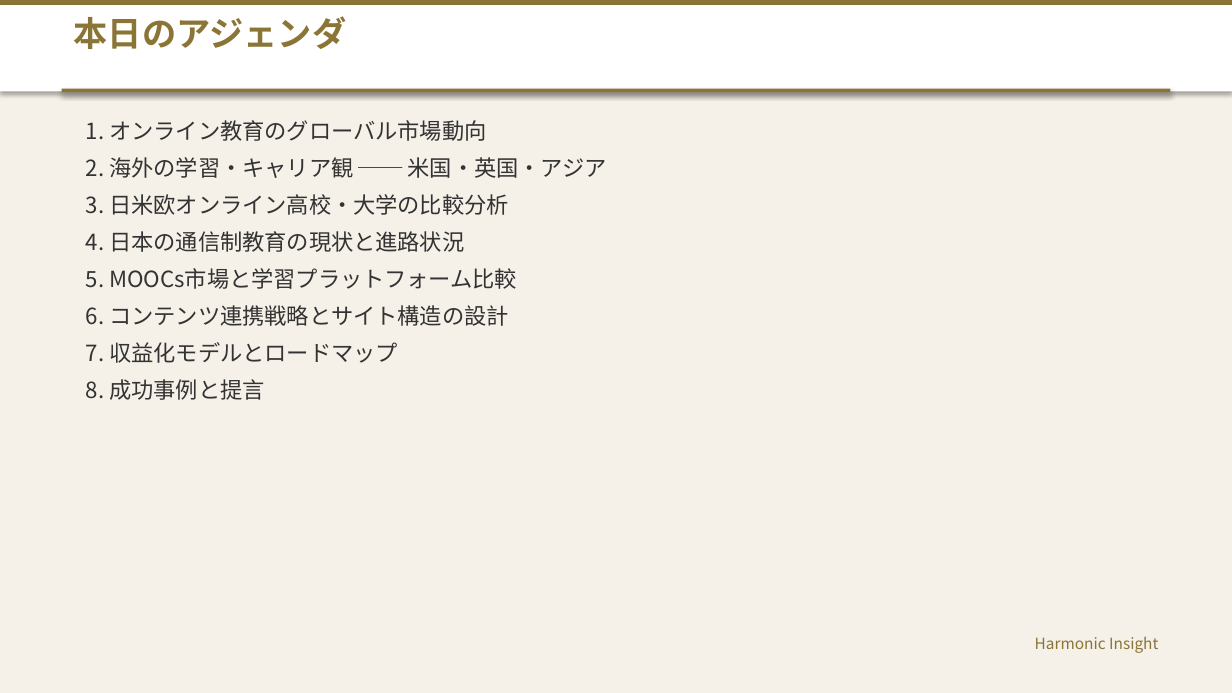
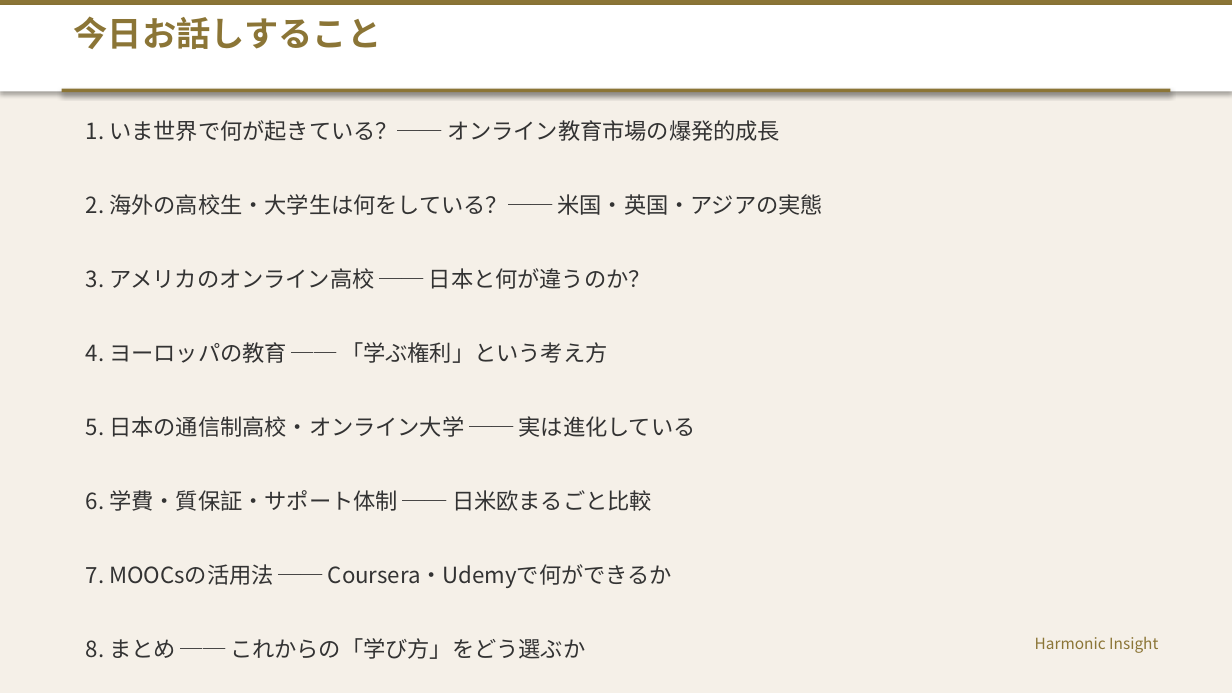
Before and after one commit to HarmonicInsight/Movie_Contents, a slide deck: slide 2 of 海外学習_留学_グローバルオンライン教育_プレゼンテーション.pptx. Drawn at 1232x693 pixels with LibreOffice and Linux fonts; fonts in the diff are those of the drawing. Boxes give left, top, right and bottom in pixels: in the first picture for what was removed or moved away, otherwise in the second. Text is boxed around its words. In the diff, an @@ line names an element or a change of style, - is before the commit and + after.

```diff
--- a/海外学習_留学_グローバルオンライン教育_プレゼンテーション.pptx
+++ b/海外学習_留学_グローバルオンライン教育_プレゼンテーション.pptx
@@ text at [74,16,382,49]: text changed @@
-本日のアジェンダ
+今日お話しすること
@@ text at [86,120,822,659]: text changed @@
-1. オンライン教育のグローバル市場動向
-2. 海外の学習・キャリア観 ── 米国・英国・アジア
-3. 日米欧オンライン高校・大学の比較分析
-4. 日本の通信制教育の現状と進路状況
-5. MOOCs市場と学習プラットフォーム比較
-6. コンテンツ連携戦略とサイト構造の設計
-7. 収益化モデルとロードマップ
-8. 成功事例と提言
+1. いま世界で何が起きている？── オンライン教育市場の爆発的成長
+2. 海外の高校生・大学生は何をしている？── 米国・英国・アジアの実態
+3. アメリカのオンライン高校 ── 日本と何が違うのか？
+4. ヨーロッパの教育 ── 「学ぶ権利」という考え方
+5. 日本の通信制高校・オンライン大学 ── 実は進化している
+6. 学費・質保証・サポート体制 ── 日米欧まるごと比較
+7. MOOCsの活用法 ── Coursera・Udemyで何ができるか
+8. まとめ ── これからの「学び方」をどう選ぶか
```
Also in this commit, not shown: 13 other slides changed, 2 slides added, 14 slides removed, 1 other file.
